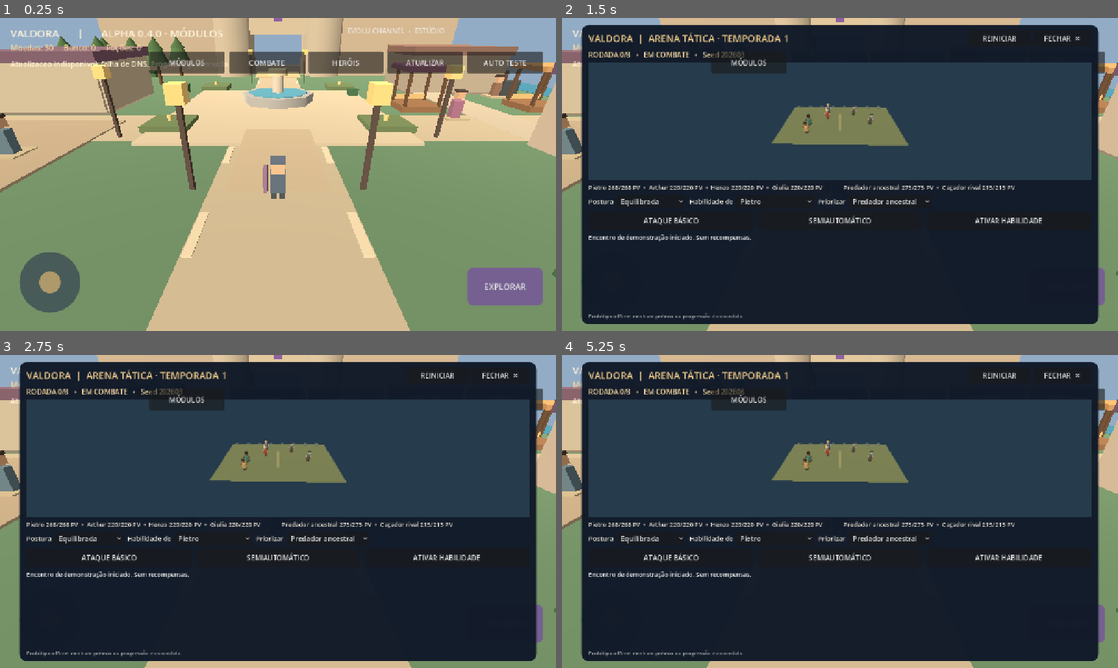
Above: before the commit, frames 1-4 (two rows, left to right).
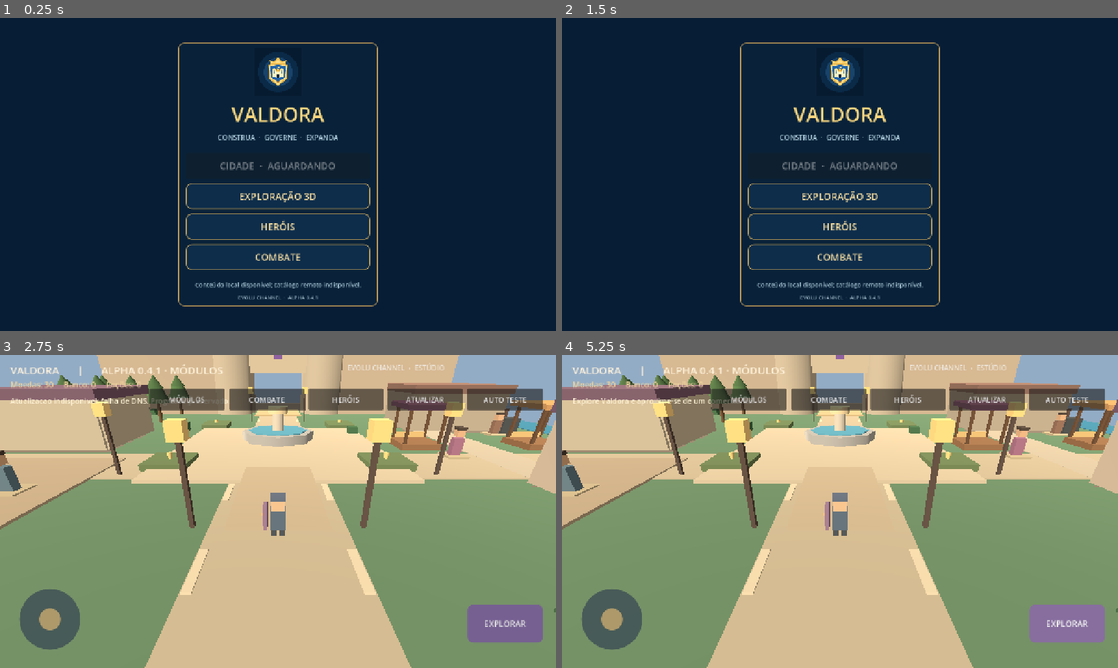
Above: after the commit, the same moments.

Repository: evoluagency/channel
Game: Godot game, scene res://scenes/Main.tscn
Two runs of this game, one before a commit and one after it. Both use one fixed random seed, a clock stepped at 60 frames per second and the inputs below.
Inputs (mouse positions are in pixels of both pictures, inside the frame that each line leads up to):
- Up to frame 1 (0.25 s): no input
- Up to frame 2 (1.5 s): click "HERÓIS" at 0.5 s; click "COMBATE" at 1.25 s
- Up to frame 3 (2.75 s): click (278, 533) at 2 s, where only the run after the commit has a clickable "EXPLORAÇÃO 3D"
- Up to frame 4 (5.25 s): click (1001, 373) at 2.75 s, where only the run before the commit has a clickable "REINICIAR"; click (1001, 373) at 3.5 s, where only the run before the commit has a clickable "REINICIAR"; click (1001, 373) at 4.25 s, where only the run before the commit has a clickable "REINICIAR"; click "EXPLORAR" at 5 s

The runs differ from the first frame. In frame 1, 100% of the frame differs, in the area x 0-100%, y 0-100%; in frame 2, 58%; in frame 3, 89%; in frame 4, 89%.

Commit message:
feat(valdora): CP006 live OTA e identidade Android 0.4.1
* feat(cp006): add branded Valdora home

* feat(cp006): hot mount signed ZIP with namespace guard

* feat(cp006): activate verified modules during current Godot session

* feat(cp006): branded home with auto-updating city access

* feat(cp006): Valdora launcher icon + adaptive Android branding

* feat(cp006): versioned Valdora branded app and safe Android upgrade

* feat(cp006): versioned Valdora branded app and safe Android upgrade

* feat(cp006): versioned Valdora branded app and safe Android upgrade

* feat(cp006): versioned Valdora branded app and safe Android upgrade

* feat(cp006): versioned Valdora branded app and safe Android upgrade

* feat(cp006): versioned Valdora branded app and safe Android upgrade

* test(cp006): preserve previous contracts across branded Android version 103

* test(cp006): preserve previous contracts across branded Android version 103

* test(cp006): preserve previous contracts across branded Android version 103

* test/docs(cp006): validate live signed content and branded Android upgrade

* test/docs(cp006): validate live signed content and branded Android upgrade

* fix(cp006): retain internal Godot name to preserve user saves

* fix(cp006): retain internal Godot name to preserve user saves

* ci(cp006): allow one controlled release build via build.request

Diff:
--- a/game/project.godot
+++ b/game/project.godot
@@ -4,6 +4,9 @@
 [application]
 config/name="EVOLU Channel — Valdora"
 run/main_scene="res://scenes/Main.tscn"
+config/icon="res://assets/branding/valdora_192.png"
+boot_splash/show_image=false
+boot_splash/bg_color=Color(0.027, 0.106, 0.192, 1)
 config/description="Valdora: RPG 3D medieval independente. Desenvolvido por EVOLU Channel."
 config/features=PackedStringArray("4.7", "GL Compatibility")
 
--- a/game/scripts/main.gd
+++ b/game/scripts/main.gd
@@ -13,6 +13,7 @@
 const COMBAT_ENGINE := preload("res://scripts/combat/pve_engine.gd")
 const COMBAT_ARENA := preload("res://scripts/combat/arena_panel.gd")
 const MODULE_PANEL := preload("res://scripts/updates/module_panel.gd")
+const BRAND_HOME := preload("res://scripts/ui/brand_home.gd")
 # Habilitado explicitamente apenas na Alpha; desativar antes de publicar uma versao final.
 const ALPHA_DIAGNOSTICS_ENABLED := true
 const INITIAL_GOLD := 30
@@ -47,6 +48,7 @@
 var module_scene: Control
 var module_close_button: Button
 var module_layer: CanvasLayer
+var brand_home: Control
 
 func _ready() -> void:
     _setup_input()
@@ -59,7 +61,7 @@
     _build_player()
     _build_ui()
     _update_hud()
-    _notify("Bem-vindo a Valdora. Conheça o Mercado Real!")
+    _notify("Bem-vindo a Valdora.")
     _setup_content_updates()
 
 
@@ -80,10 +82,14 @@
 func _on_modular_update_status(message: String) -> void:
     print("[VALDORA_OTA] ", message)
     _notify(message)
+    if brand_home != null:
+        brand_home.call("set_status", message)
 
 func _refresh_modules() -> void:
     if module_panel != null:
         module_panel.set_actions(ValdoraUpdater.get_actions())
+    if brand_home != null:
+        brand_home.call("set_city_available", ValdoraPacks.is_loaded("city"))
 
 func _manual_check_updates() -> void:
     if updater == null:
@@ -399,7 +405,7 @@
 
     var brand := Label.new()
     brand.name = "Marca"
-    brand.text = "VALDORA       |       ALPHA 0.4.0 · MÓDULOS"
+    brand.text = "VALDORA       |       ALPHA 0.4.1 · MÓDULOS"
     brand.position = Vector2(24, 18)
     brand.add_theme_font_size_override("font_size", 24)
     brand.add_theme_color_override("font_color", Color("#fff3dd"))
@@ -545,6 +551,34 @@
     module_close_button.pressed.connect(_close_module_scene)
     module_layer.add_child(module_close_button)
     module_close_button.visible = false
+
+    brand_home = BRAND_HOME.new()
+    brand_home.name = "VALDORA · Menu Principal"
+    brand_home.connect("city_requested", Callable(self, "_home_city"))
+    brand_home.connect("explore_requested", Callable(self, "_home_explore"))
+    brand_home.connect("heroes_requested", Callable(self, "_home_heroes"))
+    brand_home.connect("combat_requested", Callable(self, "_home_combat"))
+    layer.add_child(brand_home)
+    brand_home.call("set_city_available", ValdoraPacks.is_loaded("city"))
+
+func _home_city() -> void:
+    for item in ValdoraUpdater.get_actions():
+        if str(item.get("module_id", "")) == "city" and str(item.get("command", "")) == "open_scene":
+            brand_home.visible = false
+            _run_module_command(item)
+            return
+    brand_home.call("set_status", "Aguardando instalação da expansão Minha Cidade.")
+
+func _home_explore() -> void:
+    brand_home.visible = false
+
+func _home_heroes() -> void:
+    brand_home.visible = false
+    _open_heroes()
+
+func _home_combat() -> void:
+    brand_home.visible = false
+    _open_combat()
 
 func _open_modules() -> void:
     if combat_panel != null and combat_panel.visible:
@@ -582,7 +616,7 @@
             if not ValdoraPacks.is_loaded(id) or entry != ValdoraPacks.get_entry(id):
                 _notify("Módulo não autorizado.")
                 return
-            var source = load(entry)
+            var source = ResourceLoader.load(entry, "", ResourceLoader.CACHE_MODE_REPLACE_DEEP)
             if not source is PackedScene:
                 _notify("Cena do módulo incompatível.")
                 return
--- /dev/null
+++ b/game/scripts/ui/brand_home.gd
@@ -0,0 +1,100 @@
+extends Control
+## CP006: menu principal em estilo Valdora, sem modificar saves.
+signal city_requested()
+signal explore_requested()
+signal heroes_requested()
+signal combat_requested()
+
+var city_button: Button
+var status_label: Label
+
+func _style(background: String, edge: String) -> StyleBoxFlat:
+    var s := StyleBoxFlat.new()
+    s.bg_color = Color(background)
+    s.border_color = Color(edge)
+    s.set_border_width_all(2)
+    s.set_corner_radius_all(13)
+    s.content_margin_left = 18
+    s.content_margin_right = 18
+    s.content_margin_top = 12
+    s.content_margin_bottom = 12
+    return s
+
+func _label(value: String, font_size: int, color: String) -> Label:
+    var l := Label.new()
+    l.text = value
+    l.horizontal_alignment = HORIZONTAL_ALIGNMENT_CENTER
+    l.add_theme_font_size_override("font_size", font_size)
+    l.add_theme_color_override("font_color", Color(color))
+    l.autowrap_mode = TextServer.AUTOWRAP_WORD_SMART
+    return l
+
+func _button(value: String, method: Callable) -> Button:
+    var b := Button.new()
+    b.text = value
+    b.custom_minimum_size = Vector2(360, 60)
+    b.add_theme_font_size_override("font_size", 22)
+    b.add_theme_color_override("font_color", Color("#f9dfa1"))
+    b.add_theme_stylebox_override("normal", _style("#0e2d4b", "#b89a58"))
+    b.add_theme_stylebox_override("hover", _style("#194b6a", "#e7bc68"))
+    b.add_theme_stylebox_override("pressed", _style("#235673", "#e7bc68"))
+    b.pressed.connect(method)
+    return b
+
+func _ready() -> void:
+    set_anchors_and_offsets_preset(Control.PRESET_FULL_RECT)
+    mouse_filter = Control.MOUSE_FILTER_STOP
+    var background := ColorRect.new()
+    background.color = Color("#071d36")
+    background.set_anchors_and_offsets_preset(Control.PRESET_FULL_RECT)
+    add_child(background)
+    var middle := CenterContainer.new()
+    middle.set_anchors_and_offsets_preset(Control.PRESET_FULL_RECT)
+    add_child(middle)
+    var panel := PanelContainer.new()
+    panel.add_theme_stylebox_override("panel", _style("#092239f5", "#bd9958"))
+    panel.custom_minimum_size = Vector2(460, 0)
+    middle.add_child(panel)
+    var list := VBoxContainer.new()
+    list.add_theme_constant_override("separation", 10)
+    panel.add_child(list)
+    var img := TextureRect.new()
+    img.texture = load("res://assets/branding/valdora_192.png")
+    img.custom_minimum_size = Vector2(110, 110)
+    img.expand_mode = TextureRect.EXPAND_IGNORE_SIZE
+    img.stretch_mode = TextureRect.STRETCH_KEEP_ASPECT_CENTERED
+    list.add_child(img)
+    list.add_child(_label("VALDORA", 46, "#f9d780"))
+    list.add_child(_label("CONSTRUA  ·  GOVERNE  ·  EXPANDA", 16, "#b5d2e2"))
+    list.add_child(HSeparator.new())
+    city_button = _button("MINHA CIDADE", _city)
+    city_button.disabled = true
+    list.add_child(city_button)
+    list.add_child(_button("EXPLORAÇÃO 3D", _explore))
+    list.add_child(_button("HERÓIS", _heroes))
+    list.add_child(_button("COMBATE", _combat))
+    list.add_child(HSeparator.new())
+    status_label = _label("Verificando atualizações...", 14, "#b5d2e2")
+    list.add_child(status_label)
+    list.add_child(_label("EVOLU CHANNEL  ·  ALPHA 0.4.1", 12, "#9db5c5"))
+
+func _city() -> void:
+    city_requested.emit()
+
+func _explore() -> void:
+    explore_requested.emit()
+
+func _heroes() -> void:
+    heroes_requested.emit()
+
+func _combat() -> void:
+    combat_requested.emit()
+
+func set_status(value: String) -> void:
+    if status_label != null:
+        status_label.text = value
+
+func set_city_available(enabled: bool) -> void:
+    if city_button != null:
+        city_button.disabled = not enabled
+        city_button.text = "MINHA CIDADE" if enabled else "CIDADE  ·  AGUARDANDO"
--- a/game/scripts/updates/boot_loader.gd
+++ b/game/scripts/updates/boot_loader.gd
@@ -1,8 +1,8 @@
 extends Node
-## Autoload PRIMEIRO no projeto: monta somente packs com hash e assinatura válidos,
-## antes de qualquer preload de cenas dinâmicas. Nunca substitui arquivos do jogo-base.
+## CP006: assinatura e namespace obrigatórios para pacotes ZIP ativados ao vivo.
 const CONTRACT = preload("res://scripts/updates/update_contract.gd")
 var loaded: Dictionary = {}
+var hashes: Dictionary = {}
 var load_errors: Array[String] = []
 
 func _init() -> void:
@@ -12,17 +12,59 @@
     if not CONTRACT.valid_state(state):
         return
     for module in state.get("modules", []):
-        if str(module.get("kind", "")) != "pck" and str(module.get("kind", "")) != "zip":
+        if str(module.get("kind", "")) not in ["zip", "pck"]:
             continue
-        var id := str(module["id"])
-        var path := CONTRACT.file_path(module)
-        if not CONTRACT.verify_file(module, path):
-            load_errors.append(id + ": assinatura ou integridade inválida")
+        if not mount_verified(module, CONTRACT.file_path(module)):
+            load_errors.append(str(module.get("id", "?")) + ": pacote rejeitado")
+
+func _zip_namespace_ok(path: String, id: String, entry: String) -> bool:
+    var reader := ZIPReader.new()
+    if reader.open(ProjectSettings.globalize_path(path)) != OK:
+        return false
+    var files := reader.get_files()
+    var prefix := "valdora_modules/" + id + "/"
+    var expected := entry.trim_prefix("res://")
+    var found := false
+    var valid := not files.is_empty() and files.size() <= 600
+    var visited := {}
+    for raw in files:
+        var filename := str(raw).trim_prefix("res://")
+        if not filename.begins_with(prefix) or filename.contains("..") or filename.contains("\\") or filename.begins_with("/"):
+            valid = false
+            break
+        if filename.ends_with("/"):
             continue
-        if not ProjectSettings.load_resource_pack(ProjectSettings.globalize_path(path), false):
-            load_errors.append(id + ": não foi possível carregar pacote")
-            continue
-        loaded[id] = str(module["entry"])
+        if visited.has(filename):
+            valid = false
+            break
+        visited[filename] = true
+        if filename.get_extension().to_lower() not in ["tscn", "gd", "tres", "png", "jpg", "webp", "ogg", "wav", "glb", "res", "json", "svg"]:
+            valid = false
+            break
+        if filename == expected:
+            found = true
+    reader.close()
+    return valid and found
+
+func mount_verified(module: Dictionary, path: String) -> bool:
+    var id := str(module.get("id", ""))
+    var kind := str(module.get("kind", ""))
+    var digest := str(module.get("sha256", ""))
+    if kind not in ["zip", "pck"] or not CONTRACT.verify_file(module, path):
+        return false
+    if loaded.has(id) and hashes.get(id, "") == digest:
+        return true
+    var replace_existing := loaded.has(id)
+    if kind == "zip" and not _zip_namespace_ok(path, id, str(module.get("entry", ""))):
+        return false
+    # Sem parser de PCK para inspecionar caminhos, não substituir PCK existente ao vivo.
+    if kind == "pck" and replace_existing:
+        return false
+    if not ProjectSettings.load_resource_pack(ProjectSettings.globalize_path(path), replace_existing):
+        return false
+    loaded[id] = str(module.get("entry", ""))
+    hashes[id] = digest
+    return true
 
 func is_loaded(id: String) -> bool:
     return loaded.has(id)
--- a/game/scripts/updates/update_contract.gd
+++ b/game/scripts/updates/update_contract.gd
@@ -10,7 +10,7 @@
 const MAX_PACKAGE := 104857600
 const MAX_TOTAL := 209715200
 const MAX_MODULES := 24
-const CLIENT_CODE := 102
+const CLIENT_CODE := 103
 const COMMANDS := ["message", "open_heroes", "open_combat", "economy"]
 
 static func valid_id(value: String) -> bool:
--- a/game/scripts/updates/update_manager.gd
+++ b/game/scripts/updates/update_manager.gd
@@ -159,16 +159,18 @@
         return
     state = pending.duplicate(true)
     pending = {}
+    var deferred: Array[String] = []
+    for mod in state["modules"]:
+        if str(mod["kind"]) not in ["zip", "pck"]:
+            continue
+        if not ValdoraPacks.mount_verified(mod, CONTRACT.file_path(mod)):
+            deferred.append(str(mod["id"]))
     _load_actions()
     _cleanup_old_files()
-    var needs_restart := false
-    for mod in state["modules"]:
-        if (str(mod["kind"]) == "pck" or str(mod["kind"]) == "zip") and not ValdoraPacks.is_loaded(str(mod["id"])):
-            needs_restart = true
-    if needs_restart:
-        _finish("Atualização instalada. Reinicie o Valdora para ativar novas cenas.")
+    if deferred.is_empty():
+        _finish("Valdora atualizado: novas cenas disponíveis sem reiniciar.")
     else:
-        _finish("Atualização instalada e comandos disponíveis no jogo.")
+        _finish("Conteúdo salvo; ativação na próxima abertura para: " + ", ".join(deferred))
 
 func _load_actions() -> void:
     actions.clear()
--- /dev/null
+++ b/game/tests/cp006_live_smoke.gd
@@ -0,0 +1,40 @@
+extends SceneTree
+## CP006: prove that a signed namespace-constrained ZIP can mount during play.
+const CONTRACT := preload("res://scripts/updates/update_contract.gd")
+const BOOT := preload("res://scripts/updates/boot_loader.gd")
+
+func _initialize() -> void:
+    call_deferred("_run")
+
+func _run() -> void:
+    var document = JSON.parse_string(FileAccess.get_file_as_string("res://tests/fixtures/manifest.json"))
+    var entry: Dictionary = {}
+    for item in document.get("modules", []):
+        if str(item.get("id", "")) == "welcome":
+            entry = item
+    var fixture := "res://tests/fixtures/welcome-1.zip"
+    var boot = BOOT.new()
+    var checks: Dictionary = {}
+    checks["signed_file"] = not entry.is_empty() and CONTRACT.verify_file(entry, fixture)
+    checks["namespace"] = boot._zip_namespace_ok(fixture, "welcome", "res://valdora_modules/welcome/entry.tscn")
+    checks["reject_wrong_namespace"] = not boot._zip_namespace_ok(fixture, "different", "res://valdora_modules/different/entry.tscn")
+    checks["mounted_live"] = boot.mount_verified(entry, fixture)
+    checks["entry_available"] = boot.is_loaded("welcome") and boot.get_entry("welcome") == "res://valdora_modules/welcome/entry.tscn"
+    var scene := ResourceLoader.load("res://valdora_modules/welcome/entry.tscn", "", ResourceLoader.CACHE_MODE_REPLACE_DEEP)
+    checks["resource_visible_live"] = scene is PackedScene
+    if scene is PackedScene:
+        var node: Node = scene.instantiate()
+        checks["valid_control_root"] = node is Control
+        node.free()
+    else:
+        checks["valid_control_root"] = false
+    var forged: Dictionary = entry.duplicate(true)
+    forged["signature_b64"] = "A".repeat(512)
+    checks["reject_forged_signature"] = not boot.mount_verified(forged, fixture)
+    var passed := 0
+    for value in checks.values():
+        if bool(value):
+            passed += 1
+    print("[VALDORA_CP006_LIVE] ", JSON.stringify({"passed":passed, "total":checks.size(), "checks":checks}))
+    boot.free()
+    quit(0 if passed == checks.size() else 1)
Binary file added: game/assets/branding/valdora_192.png
Binary file added: game/assets/branding/valdora_background_432.png
Binary file added: game/assets/branding/valdora_foreground_432.png
Not shown, changed: game/export_presets.cfg
Not shown, changed: game/release-control/version.txt
Not shown, added: game/docs/CP006_IDENTIDADE_OTA.md
